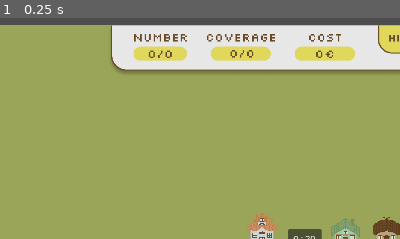
Above: before the commit, frame 1.
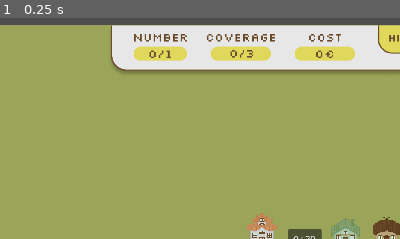
Above: after the commit, the same moment.

Repository: trang-ngn/SOS-Game
Game: Godot game, scene res://Scenes/Levels/level_template.tscn
Same seed, same stepped clock (60 frames per second), same inputs: the game is played once before the commit and once after it. This scene is started directly instead of the project's main scene.
Inputs:
- Up to frame 1 (0.25 s): no input
The pictures show only the part of the screen within x 16-66%, y 0-50%; the shares and areas given below are measured in that part.

The runs differ from the first frame. In frame 1, 0.1% of the frame differs, in the area x 37-64%, y 14-19%.

Commit message:
fix(bug): init array instead of adding in inspector

Diff:
--- a/sos-game/Scripts/level_script.gd
+++ b/sos-game/Scripts/level_script.gd
@@ -9,13 +9,31 @@
 var num_picked_stations: int = 0
 
 #make sure the houses and station are in order
-@export var stations: Array[RescueStation]
-@export var houses: Array[House]
+var stations: Array[RescueStation] = []
+var houses: Array[House] = []
 
 func _ready() -> void:
+	initialize_arrays()
+	connect_signal()
+	update_picked_stations()
+
+func initialize_arrays() -> void:
+	var station_nodes = $Stations.get_children()
+	for node in station_nodes:
+		if node is RescueStation:
+			stations.append(node)
+
+	var houses_node = $Houses.get_children()
+	for node in houses_node:
+		if node is House:
+			houses.append(node)
+
+func connect_signal() -> void:
 	for station in stations:
-		station.connect("stations_updated", Callable(self, "update_picked"))
-	update_picked()
+		station.connect("stations_updated", Callable(self, "update_picked_stations"))
+
+#func _process(delta: float) -> void:
+	#print(stations)
 
 func update_houses_covered() -> void: #check if all houses is covered
 	var num : int = 0
@@ -26,7 +44,7 @@
 	all_houses_covered = num_covered_houses == len(houses)
 
 
-func update_picked():
+func update_picked_stations():
 	var result: Array[bool] = []
 	var cost: float = 0.0
 	var num: int = 0
@@ -48,32 +66,8 @@
 	$StatistikBar.update_coverage(num_covered_houses, len(houses))
 	$StatistikBar.update_cost(total_cost)
 
-
-#func _on_button_button_up() -> void:
-	#update_picked()
-	#if (all_houses_covered):
-		#print("Optimal solution : ")
-		#print_array(solution)
-		#print("Your solution : ")
-		#print_array(picked_stations)
-#
-	#else:
-		#print("Not all house is covered\n")
-
-
-func print_array(array: Array[bool]) -> void:
-	print("====================")
-	var i: int = 0
-
-	for value in array:
-		print(str(i) + " : " + str(value))
-		i += 1
-
-	print("====================\n")
-
-
 func _on_done_button_pressed() -> void:
-	update_picked()
+	update_picked_stations()
 	#var optimal_solution: Solution = await get_optimal_solution()
 	var i: Instance = Instance.new()
 	i.n = len(houses)
@@ -92,9 +86,9 @@
 	$ResultPopUp.visible = true
 
 
-func _on_hide_button_toggled(hide: bool) -> void:
-	$HideButton/HideLabel.text = "Show" if hide else "Hide"
-	$StatistikBar.visible = not hide
+func _on_hide_button_toggled(is_hidden: bool) -> void:
+	$HideButton/HideLabel.text = "Show" if is_hidden else "Hide"
+	$StatistikBar.visible = not is_hidden
 
 
 func _on_restart_button_pressed() -> void:
